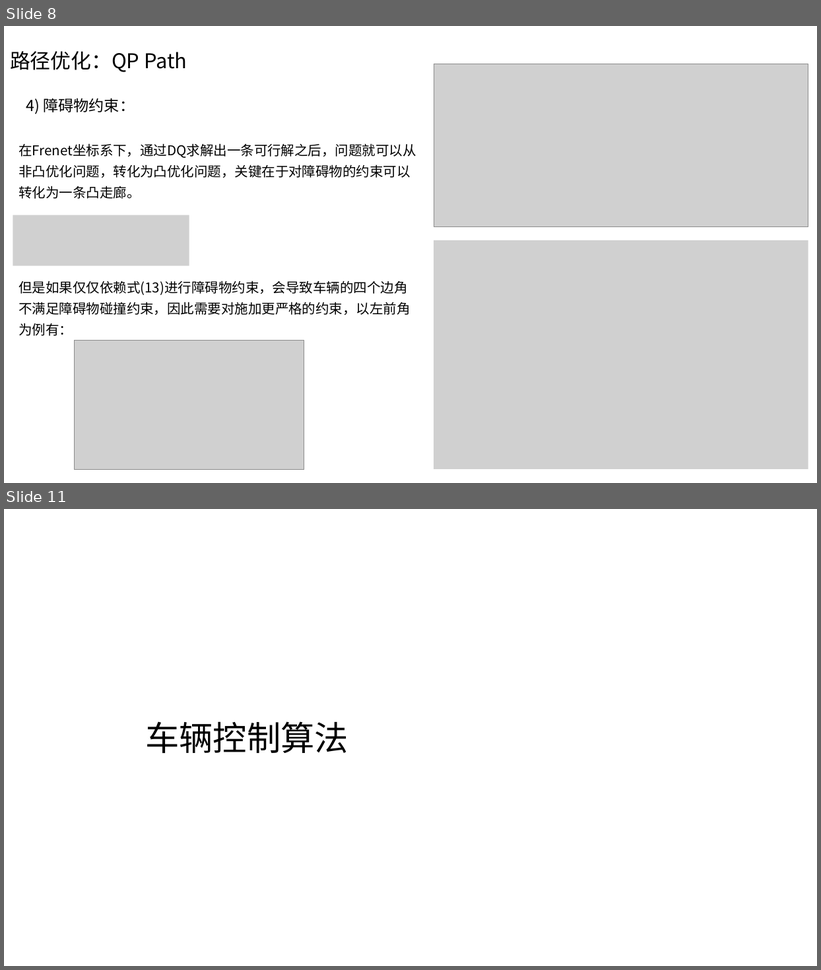
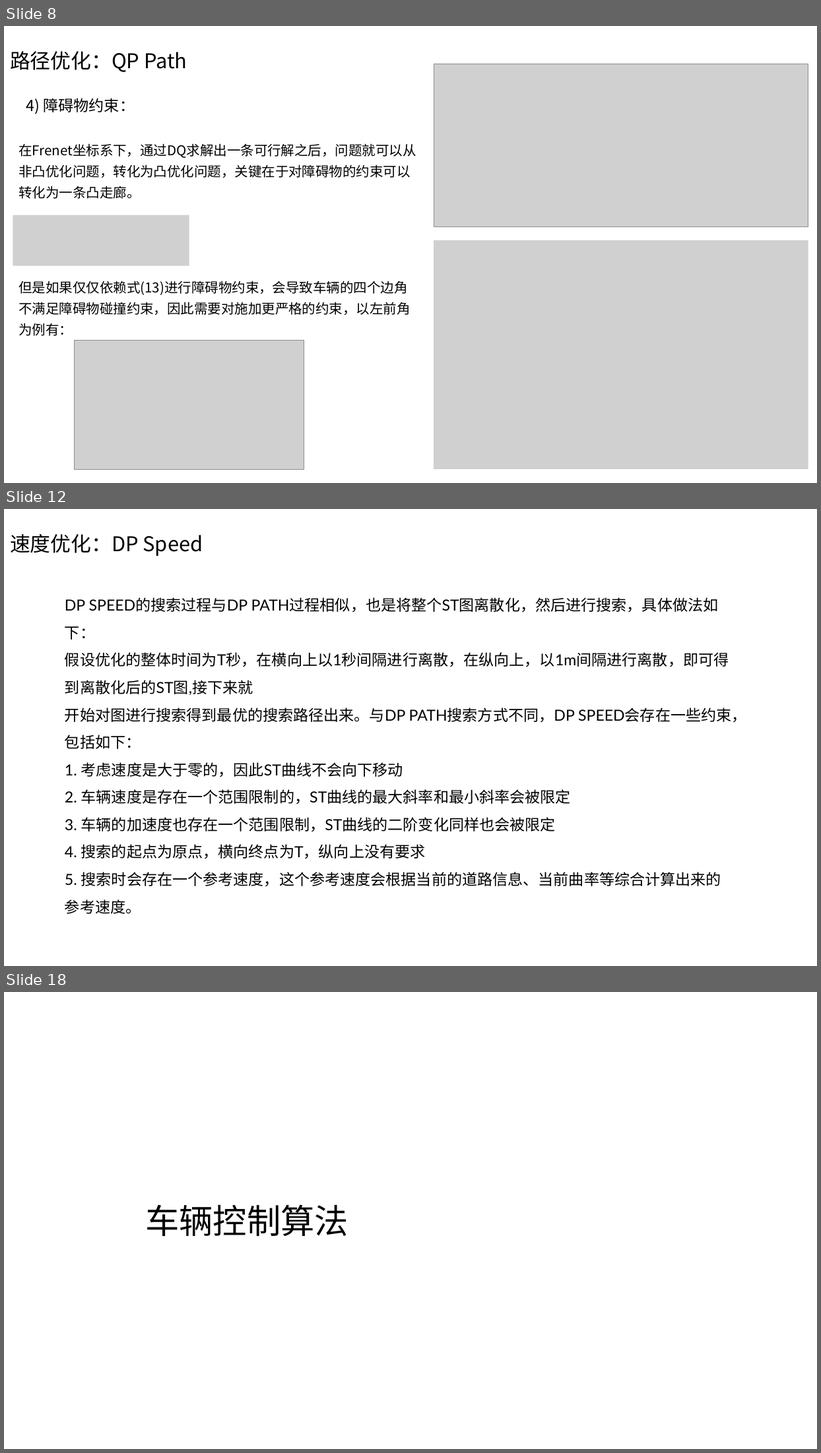
Before and after one commit to ChaokangRen/pnc_research, a slide deck: Decision/planning_1_0.pptx. Shown one above the other, each under a label of ours: slides 8 and 11 before the commit, slides 8, 12 and 18 after it; the slides between them are not shown. The pictures are 821x970 and 821x1453 pixels, drawn with LibreOffice and Linux fonts; fonts in the diff are those of the drawing; grey boxes stand for pictures. Boxes give left, top, right and bottom in pixels: in the first picture for what was removed or moved away, otherwise in the second. Text is boxed around its words. In the diff, an @@ line names an element or a change of style, - is before the commit and + after.

```diff
--- a/Decision/planning_1_0.pptx
+++ b/Decision/planning_1_0.pptx
@@ slide 12 added at bbox=[4, 509, 817, 966], background #FFFFFF @@
@@ text added at bbox=[10, 534, 203, 556], 24 pt, text #000000 @@
+速度优化：DP Speed
@@ text added at bbox=[65, 597, 746, 914], 18 pt, text #000000 @@
+DP SPEED的搜索过程与DP PATH过程相似，也是将整个ST图离散化，然后进⾏搜索，具体做法如下：
+假设优化的整体时间为T秒，在横向上以1秒间隔进⾏离散，在纵向上，以1m间隔进⾏离散，即可得到离散化后的ST图,接下来就
+开始对图进⾏搜索得到最优的搜索路径出来。与DP PATH搜索⽅式不同，DP SPEED会存在⼀些约束，包括如下：
+1. 考虑速度是⼤于零的，因此ST曲线不会向下移动
+2. ⻋辆速度是存在⼀个范围限制的，ST曲线的最⼤斜率和最⼩斜率会被限定
+3. ⻋辆的加速度也存在⼀个范围限制，ST曲线的⼆阶变化同样也会被限定
+4. 搜索的起点为原点，横向终点为T，纵向上没有要求
+5. 搜索时会存在⼀个参考速度，这个参考速度会根据当前的道路信息、当前曲率等综合计算出来的参考速度。
@@ what was slide 11 is now slide 18 @@
```
Also in this commit, not shown: 1 slide changed, 6 other slides added, 10 other files.
